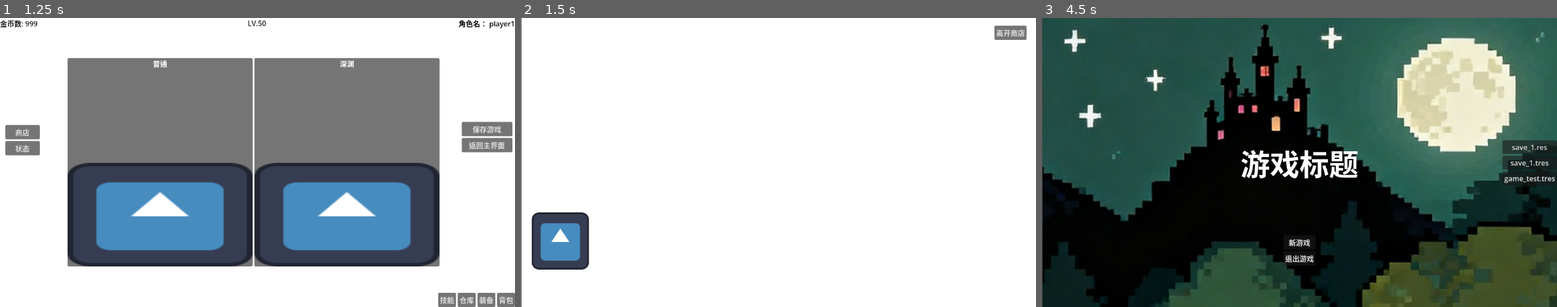
Above: before the commit, frames 1-3 (left to right).
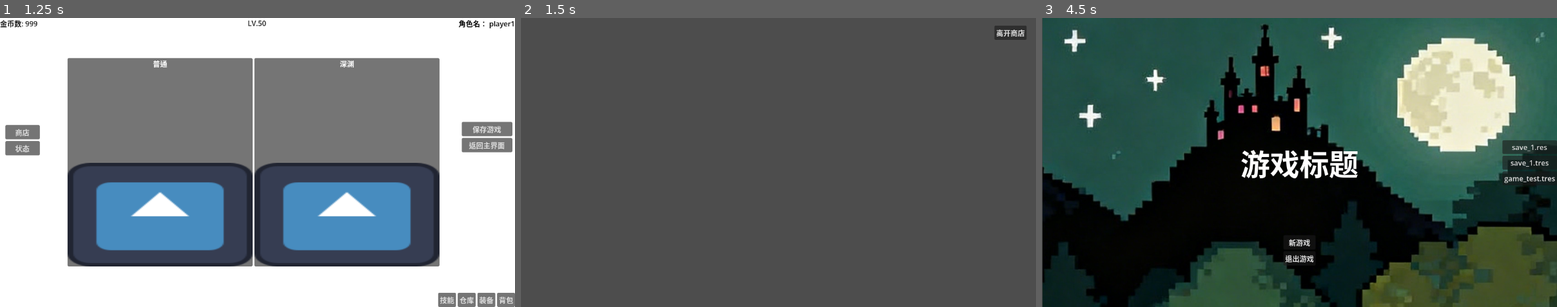
Above: after the commit, the same moments.

Repository: Brandon-Tanyiwu/godot_game_main_menue_shell
Game: Godot game, scene res://scenes/main_menu/main_menu.tscn
The game is run twice, just before and just after one commit, with the same random seed, the same clock (stepped at 60 frames per second) and the same inputs. The engine's default icon, where the game draws it, is replaced by a stand-in: a white triangle on a blue panel in a dark square.
Inputs:
- Up to frame 1 (1.25 s): click "game_test.tres" at 0.5 s
- Up to frame 2 (1.5 s): click "商店" at 1.25 s
- Up to frame 3 (4.5 s): click "离开商店" at 2 s; click "状态" at 2.75 s; click "保存游戏" at 3.5 s; click "返回主界面" at 4.25 s

Frame 1 is identical in both runs. In frame 2, 99% of the frame differs, in the area x 0-100%, y 0-100%; in frame 3, nothing differs.
Error after the commit: Invalid access to property or key 'shop_refreshed' on a base object of type 'Nil'. (res://script/shop/shop_world.gd:13)

Commit message:
append random shop refresh logic

Diff:
--- a/data/items/fire_sword.tres
+++ b/data/items/fire_sword.tres
@@ -1,12 +1,16 @@
 [gd_resource type="Resource" script_class="ItemData" format=3 uid="uid://cm8xfjp14yo5e"]
 
 [ext_resource type="Script" uid="uid://dn4gbaqagsdwi" path="res://script/resources/item_data.gd" id="1_24n2s"]
-[ext_resource type="Texture2D" uid="uid://cpt6tm3tmvvh5" path="res://icon.svg" id="1_rr61y"]
+[ext_resource type="Texture2D" uid="uid://csag4nwem3bkg" path="res://resource/item/#1 - Transparent Icons.png" id="1_rr61y"]
+
+[sub_resource type="AtlasTexture" id="AtlasTexture_ek3fw"]
+atlas = ExtResource("1_rr61y")
+region = Rect2(131, 164, 25, 25)
 
 [resource]
 script = ExtResource("1_24n2s")
 item_name = "火炎剑"
-icon = ExtResource("1_rr61y")
+icon = SubResource("AtlasTexture_ek3fw")
 rarity = 1
 attack = 10
 special_effect = "raise fire 5 seconds"
--- a/project.godot
+++ b/project.godot
@@ -21,6 +21,8 @@
 SaveManager="*uid://c6qmqiovuhh1j"
 PlayerManager="*uid://vqhqvabprvoc"
 TooltipManager="*uid://dbnqxbofvlcpj"
+GameDataManager="*uid://cqmje3qpgpa2w"
+ShopRefreshManager="*uid://x8nlcyqwo63i"
 
 [editor]
 
--- a/scenes/comment/inventory_system.tscn
+++ b/scenes/comment/inventory_system.tscn
@@ -31,14 +31,15 @@
 layout_mode = 2
 horizontal_scroll_mode = 0
 
-[node name="GridContainer" type="GridContainer" parent="HBoxContainer/ScrollContainer" unique_id=327711507 node_paths=PackedStringArray("tooltip_panel")]
+[node name="GridContainer" type="GridContainer" parent="HBoxContainer/ScrollContainer" unique_id=327711507]
 layout_direction = 4
 layout_mode = 2
 size_flags_horizontal = 3
 columns = 8
 script = ExtResource("1_0gvdo")
 slot_scene = ExtResource("2_62qxa")
-tooltip_panel = NodePath("../../ItemTooltip")
 
 [node name="ItemTooltip" parent="HBoxContainer" unique_id=316137870 instance=ExtResource("2_1hpkn")]
+custom_minimum_size = Vector2(6, 6)
 layout_mode = 2
+size_flags_vertical = 4
--- a/scenes/shop/shop_ui.tscn
+++ b/scenes/shop/shop_ui.tscn
@@ -59,3 +59,13 @@
 [node name="InventorySystem" parent="CenterContainer/PanelContainer/MarginContainer/VBoxContainer" unique_id=1107845013 instance=ExtResource("2_gk7bq")]
 y_sort_enabled = true
 layout_mode = 2
+
+[node name="refresh test" type="Button" parent="." unique_id=843476332]
+layout_mode = 0
+offset_left = 5.0
+offset_top = 65.0
+offset_right = 109.0
+offset_bottom = 96.0
+text = "商店刷新测试"
+
+[connection signal="pressed" from="refresh test" to="." method="_on_refresh_test_pressed"]
--- a/scenes/shop/shop_world.tscn
+++ b/scenes/shop/shop_world.tscn
@@ -1,7 +1,6 @@
 [gd_scene format=3 uid="uid://c0k5j6wacw0p"]
 
 [ext_resource type="Script" uid="uid://bbq8wsv8i6sw7" path="res://script/shop/shop_world.gd" id="1_yk4k3"]
-[ext_resource type="Resource" uid="uid://dkit8rc5sg32r" path="res://data/shops/wepon_shop.tres" id="2_3vh0r"]
 [ext_resource type="PackedScene" uid="uid://mngy71220fu6" path="res://scenes/shop/npc_dialog.tscn" id="4_fvctj"]
 [ext_resource type="PackedScene" uid="uid://ce24y2al5dtk4" path="res://scenes/shop/shop_ui.tscn" id="5_0fepw"]
 
@@ -10,7 +9,6 @@
 
 [node name="ShopWorld" type="Node2D" unique_id=1028746024]
 script = ExtResource("1_yk4k3")
-shop_data = ExtResource("2_3vh0r")
 
 [node name="Area2D" type="Area2D" parent="." unique_id=509658468]
 
--- a/script/comment/item_tooltip.gd
+++ b/script/comment/item_tooltip.gd
@@ -12,7 +12,7 @@
 		hide()
 		return
 	name_label.text = item.item_name
-	description_label.text = item.description
+	description_label.text = item.description + str(item.x) + str(item.y)
 
 	for child in tags_container.get_children():
 		child.queue_free()
--- a/script/resources/item_data.gd
+++ b/script/resources/item_data.gd
@@ -7,11 +7,13 @@
 
 @export var icon:Texture2D
 @export var rarity:int = 0
-
+@export var item_id:int
 @export var base_price:int = 100
 @export var price:int = 0
 @export var max_stack:int = 99
-
+@export var item_type:String
+@export var x:int
+@export var y:int
 @export var attack:int = 0
 @export var defense:int = 0
 @export var hp:int = 0
--- a/script/shop/shop_ui.gd
+++ b/script/shop/shop_ui.gd
@@ -69,3 +69,7 @@
 
 func close_shop() -> void:
 	hide()
+
+
+func _on_refresh_test_pressed() -> void:
+	ShopRefreshManager.force_refresh()
--- a/script/shop/shop_world.gd
+++ b/script/shop/shop_world.gd
@@ -10,21 +10,20 @@
 @export var shop_data :ShopData
 
 func _ready() -> void:
-	load_shop()
+	ShopRefreshManager.shop_refreshed.connect(load_shop)
+	load_shop(ShopRefreshManager.current_shop_data)
 	npc_dialog.hide()
 	shop_ui.hide()
 
-func load_shop():
+func load_shop(shop_data: ShopData):
+	if not shop_data: return
 
 	var keeper = shop_data.shopkeeper
-
 	background.texture = keeper.background
-
-	shopkeeper_sprite.texture =keeper.portrait
+	shopkeeper_sprite.texture = keeper.portrait
 
 	npc_dialog.setup(keeper)
-
-	shop_ui.setup(shop_data)
+	shop_ui.setup(shop_data) # 你的 UI 内部循环读取 shop_data.items 来创建商品格子
 
 
 
Not shown: 1 places in scenes/comment/inventory_system.tscn that only renumber resources
